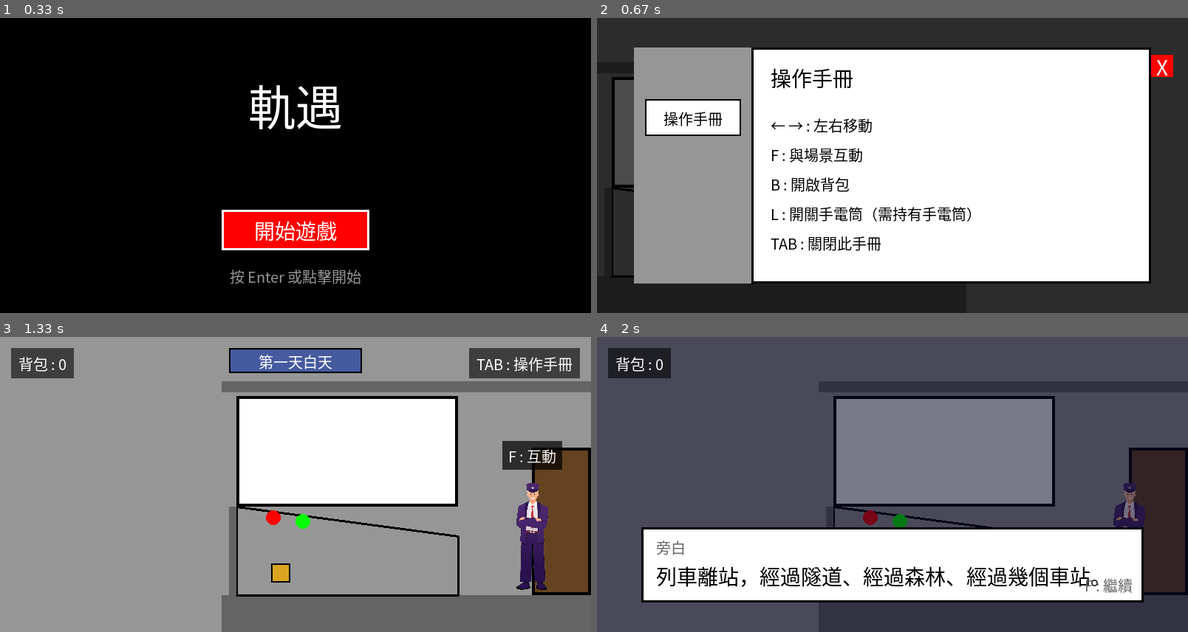
Above: before the commit, frames 1-4 (two rows, left to right).
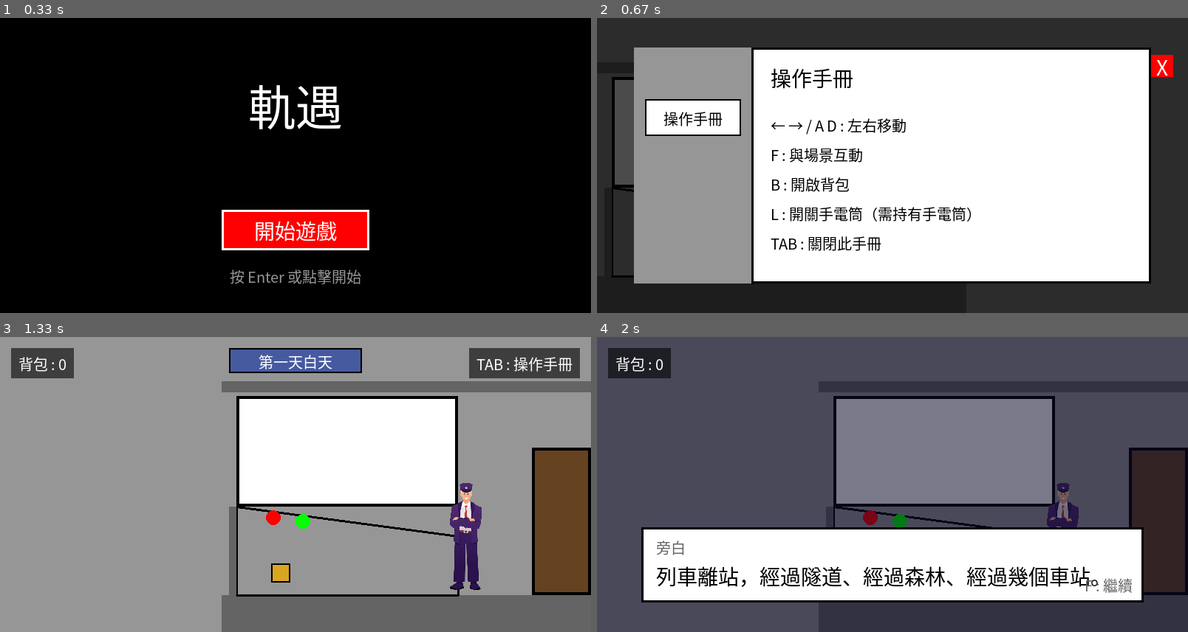
Above: after the commit, the same moments.

Repository: alien1105/pygame_final_project
Game: pygame game, started from main.py
The game is run twice, just before and just after one commit, with the same random seed, the same clock (stepped at 60 frames per second) and the same inputs.
Inputs:
- Up to frame 1 (0.33 s): no input
- Up to frame 2 (0.67 s): click "開始遊戲" at 0.38 s
- Up to frame 3 (1.33 s): click "X" at 0.72 s; hold A from 1 s (still down); hold Right from 1 s (still down)
- Up to frame 4 (2 s): release A at 1.47 s; release Right at 1.47 s; click "第一天白天" at 1.55 s; tap F at 1.83 s

Frame 1 is identical in both runs. In frame 2, 0.4% of the frame differs, in the area x 35-53%, y 34-40%; in frame 3, 3.6%, in the area x 76-96%, y 35-86%; in frame 4, 1.0%.

Commit message:
老太太對話變更，AD鍵可以左右移動

Diff:
--- a/main.py
+++ b/main.py
@@ -224,6 +224,13 @@
     ("主角", "回頭？"),
     ("老太太", "……"), # 她卻像沒說過這句話一樣
 ]
+
+# 已經聊過一次之後，再找她說話會改播這段
+old_lady_dialogue_repeat = [
+    ("老太太", "……"),
+]
+
+has_talked_to_old_lady = False # 是否已經完整聊過第一次對話
 
 # --- 小女孩 NPC ---
 GIRL_SCENE = 'CARRIAGE_2' # 她一個人坐在最後一節車廂
@@ -474,7 +481,7 @@
         screen.blit(title_surf, (content_x, panel_rect.y + 20))
 
         instructions = [
-            "← → : 左右移動",
+            "← → / A D : 左右移動",
             "F : 與場景互動",
             "B : 開啟背包",
             "L : 開關手電筒（需持有手電筒）",
@@ -938,7 +945,7 @@
     global current_scene, game_state, camera_x
     global day_night_index, day1_night_triggered, day1_night_resolved, day2_night_triggered, lights_out
     global flashlight_on, facing_direction
-    global has_guide, has_girl_painting, active_npc, manual_view
+    global has_guide, has_girl_painting, has_talked_to_old_lady, active_npc, manual_view
     global dialogue_lines, dialogue_index, game_over_reason
 
     conductor_rect.x = COCKPIT_WIDTH - DOOR_WIDTH - 160 - 10
@@ -958,6 +965,7 @@
 
     has_guide = False
     has_girl_painting = False
+    has_talked_to_old_lady = False
     active_npc = None
     manual_view = 'MANUAL'
     dialogue_lines = []
@@ -1063,8 +1071,8 @@
                 if event.key == pygame.K_l and '老式手電筒' in inventory:
                     flashlight_on = not flashlight_on
                 if event.key == pygame.K_f and current_scene == OLD_LADY_SCENE and conductor_rect.colliderect(old_lady_rect):
-                    # 與老太太互動，開始對話
-                    dialogue_lines = old_lady_dialogue
+                    # 與老太太互動，開始對話（聊過一次之後改播重複對話）
+                    dialogue_lines = old_lady_dialogue_repeat if has_talked_to_old_lady else old_lady_dialogue
                     dialogue_index = 0
                     active_npc = 'OLD_LADY'
                     game_state = 'DIALOGUE'
@@ -1160,10 +1168,10 @@
             current_world_width = COCKPIT_WIDTH
 
         keys = pygame.key.get_pressed()
-        if keys[pygame.K_LEFT]:
+        if keys[pygame.K_LEFT] or keys[pygame.K_a]:
             conductor_rect.x -= PLAYER_SPEED
             facing_direction = 'LEFT'
-        if keys[pygame.K_RIGHT]:
+        if keys[pygame.K_RIGHT] or keys[pygame.K_d]:
             conductor_rect.x += PLAYER_SPEED
             facing_direction = 'RIGHT'
 
@@ -1211,7 +1219,11 @@
                 if event.key == pygame.K_f or event.key == pygame.K_SPACE:
                     dialogue_index += 1
                     if dialogue_index >= len(dialogue_lines):
-                        if active_npc == 'GIRL':
+                        if active_npc == 'OLD_LADY':
+                            has_talked_to_old_lady = True
+                            active_npc = None
+                            game_state = 'PLAYING'
+                        elif active_npc == 'GIRL':
                             if not has_girl_painting:
                                 has_girl_painting = True
                                 inventory.append('小女孩的畫')
--- a/操作手冊_使用說明.txt
+++ b/操作手冊_使用說明.txt
@@ -1,4 +1,4 @@
 操作手冊
 
-鍵盤左右鍵：移動角色
+鍵盤左右鍵或 A、D 鍵：移動角色
 F 鍵：與場景互動
Binary file added: old_ticket.png
